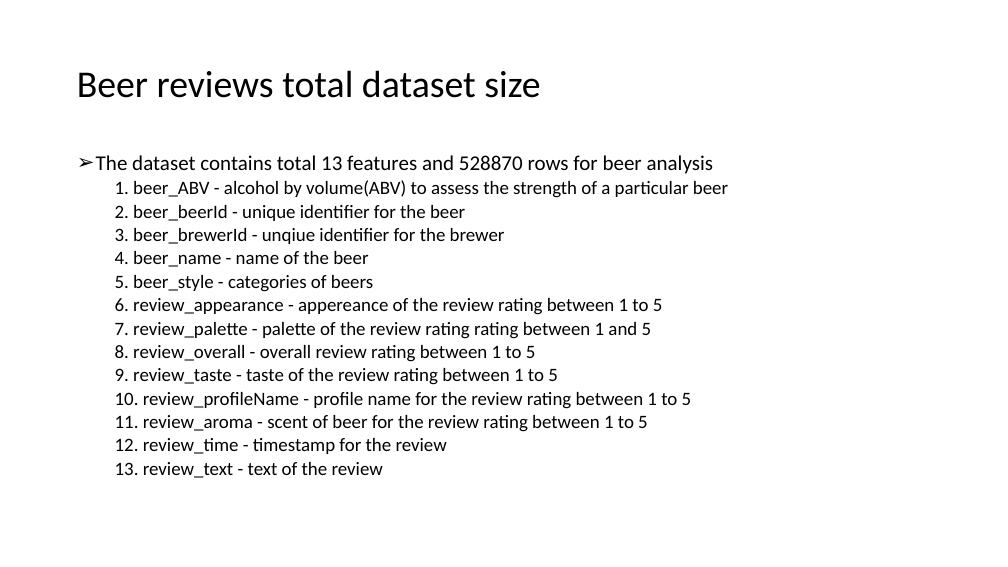
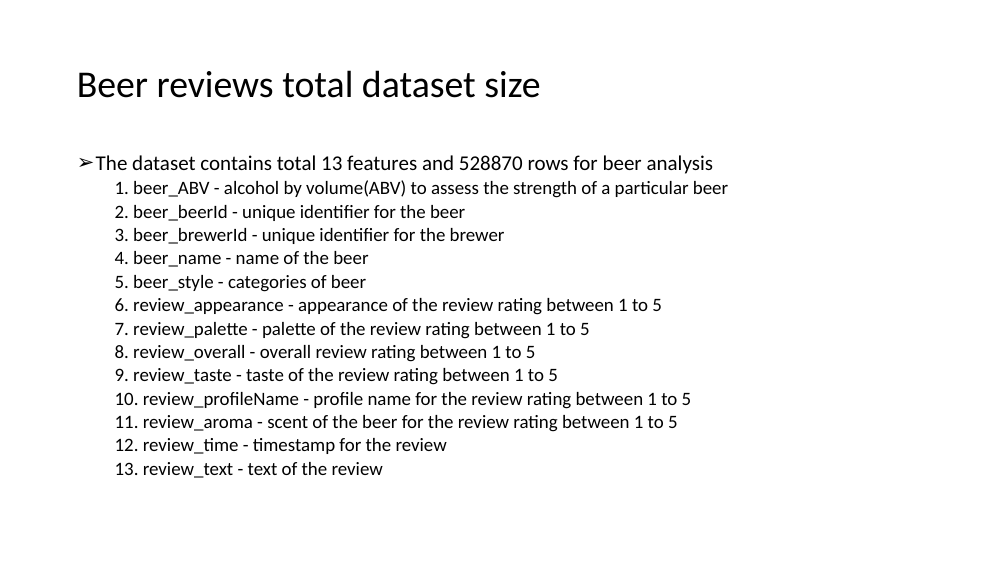
Before and after one commit to vaibhavt14/BeerReviewsAssessment, a slide deck: slide 2 of Summarization of beer reviews data analysis.pptx. Drawn at 1008x567 pixels with LibreOffice and Linux fonts; fonts in the diff are those of the drawing. Boxes give left, top, right and bottom in pixels: in the first picture for what was removed or moved away, otherwise in the second. Text is boxed around its words. In the diff, an @@ line names an element or a change of style, - is before the commit and + after.

Commit message:
Presentation of Beer review analysis

```diff
--- a/Summarization of beer reviews data analysis.pptx
+++ b/Summarization of beer reviews data analysis.pptx
@@ text at [115,228,505,244]: text changed @@
-  3. beer_brewerId - unqiue identifier for the brewer
+  3. beer_brewerId - unique identifier for the brewer
@@ text at [115,275,662,339]: text changed @@
-  5. beer_style - categories of beers
-  6. review_appearance - appereance of the review rating between 1 to 5
-  7. review_palette - palette of the review rating rating between 1 and 5
+  5. beer_style - categories of beer
+  6. review_appearance - appearance of the review rating between 1 to 5
+  7. review_palette - palette of the review rating between 1 to 5
@@ text at [115,415,678,432]: text changed @@
-  11. review_aroma - scent of beer for the review rating between 1 to 5
+  11. review_aroma - scent of the beer for the review rating between 1 to 5
```
Also in this commit, not shown: 8 other slides changed, 1 slide added.
